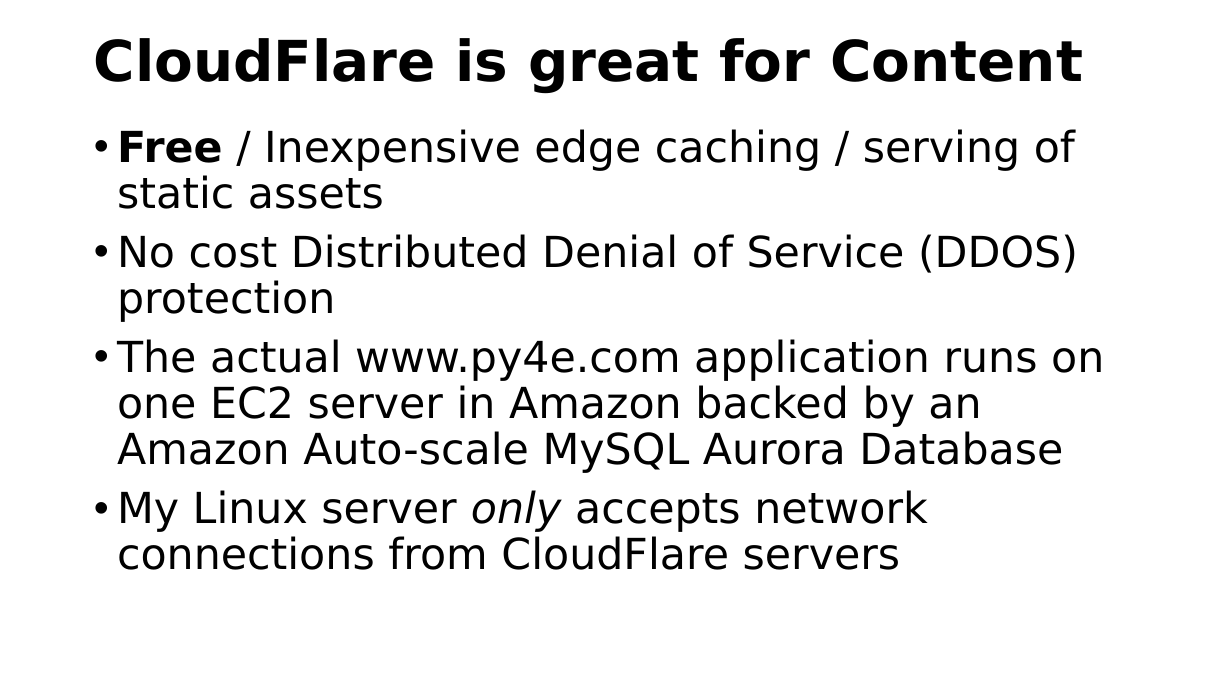
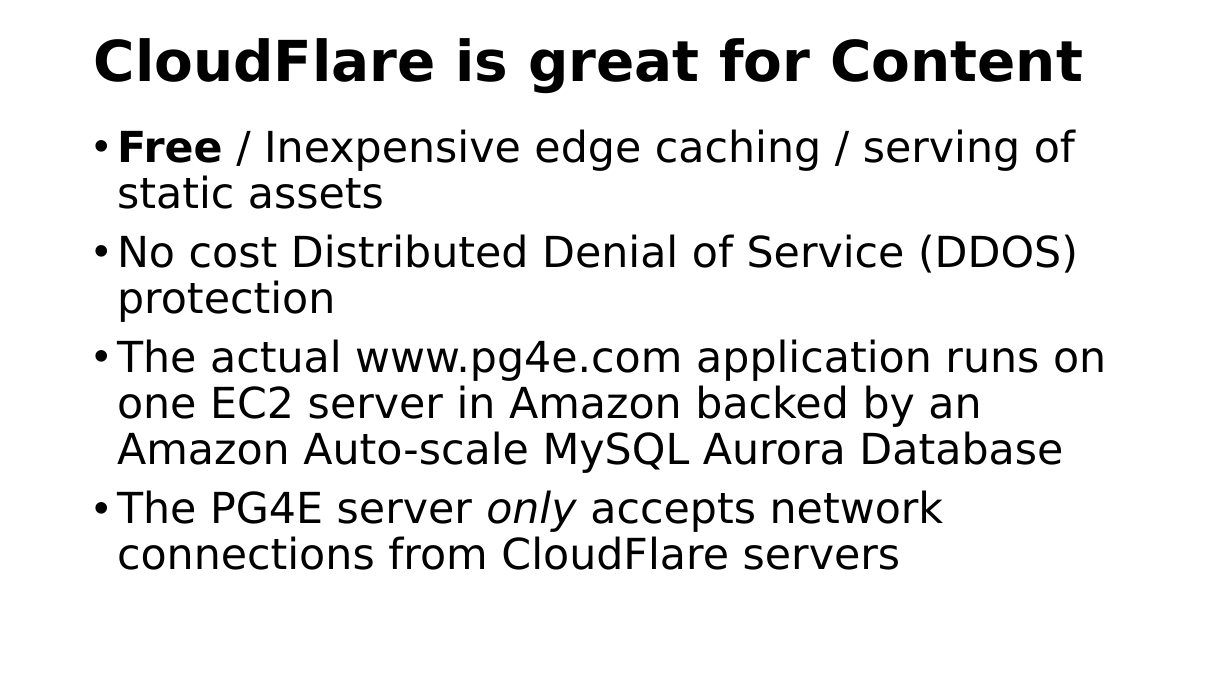
Before and after one commit to csev/pg4e, a slide deck: slide 5 of lectures/07-DenoKV.pptx. Drawn at 1232x693 pixels with LibreOffice and Linux fonts; fonts in the diff are those of the drawing. Boxes give left, top, right and bottom in pixels: in the first picture for what was removed or moved away, otherwise in the second. Text is boxed around its words. In the diff, an @@ line names an element or a change of style, - is before the commit and + after.

```diff
--- a/lectures/07-DenoKV.pptx
+++ b/lectures/07-DenoKV.pptx
@@ text at box(117, 339, 1106, 570): text changed @@
-• The actual www.py4e.com application runs on one EC2 server in Amazon backed by an Amazon Auto-scale MySQL Aurora Database
-• My Linux server only accepts network connections from CloudFlare servers
+• The actual www.pg4e.com application runs on one EC2 server in Amazon backed by an Amazon Auto-scale MySQL Aurora Database
+• The PG4E server only accepts network connections from CloudFlare servers
```
Also in this commit, not shown: 15 other slides changed, 2 slides removed, 1 other file.
